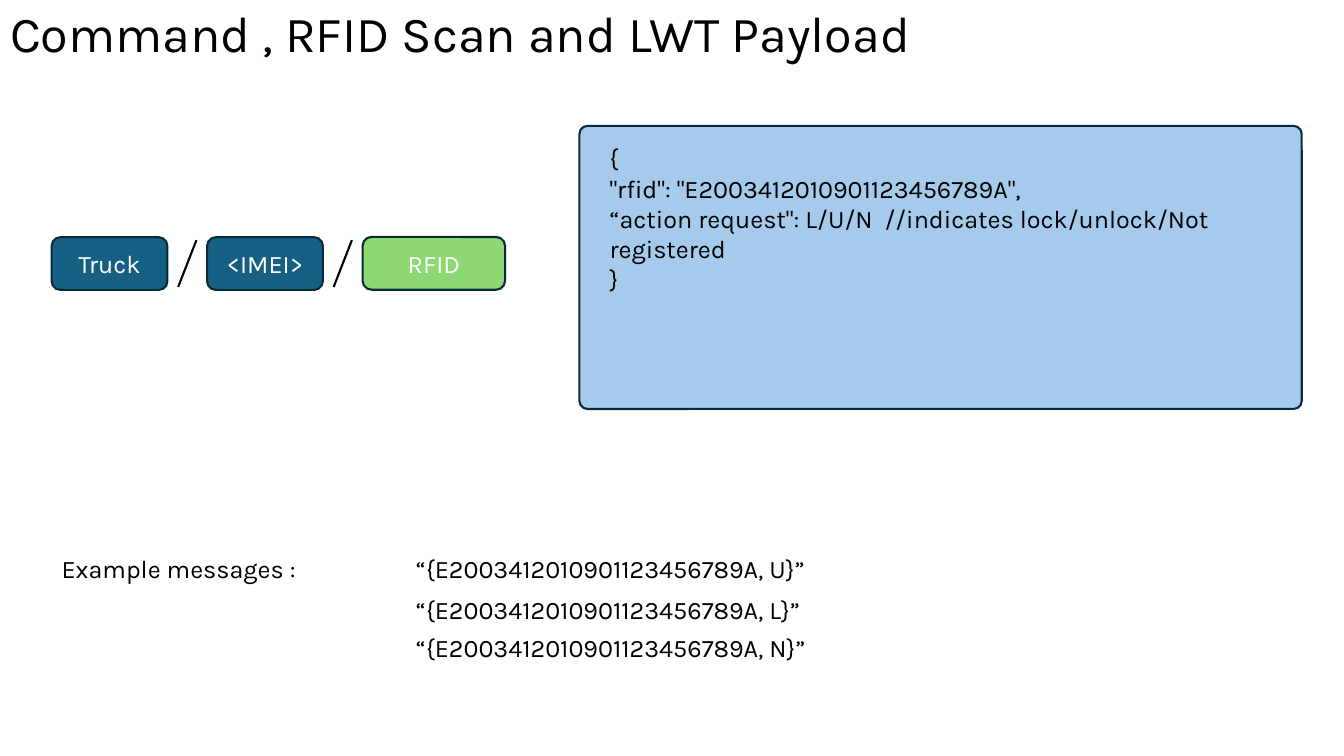
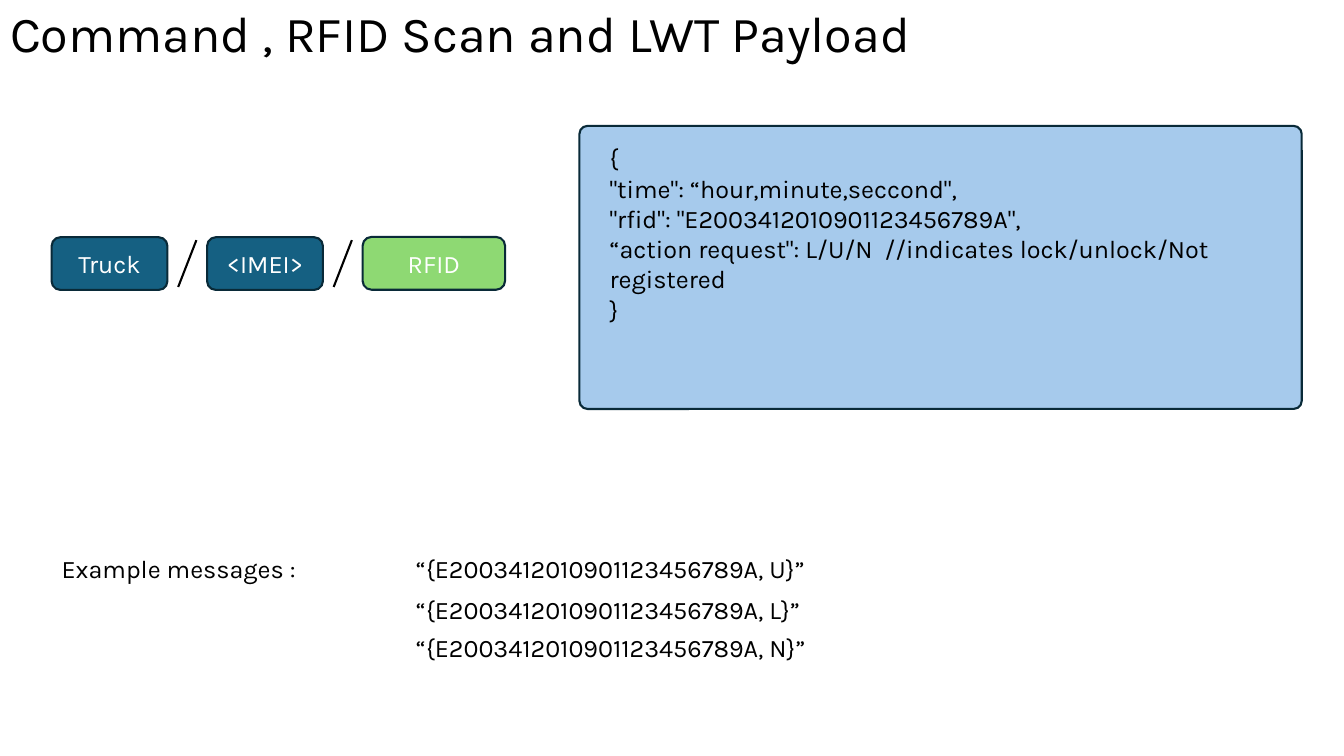
Before and after one commit to hamidrezaHemati/MQTT-AutoLock, a slide deck: slide 10 of Structure/Communication Workflow — MQTT Design & Architecture.pptx. Drawn at 1344x756 pixels with LibreOffice and Linux fonts; fonts in the diff are those of the drawing. Boxes give left, top, right and bottom in pixels: in the first picture for what was removed or moved away, otherwise in the second. Text is boxed around its words. In the diff, an @@ line names an element or a change of style, - is before the commit and + after.

```diff
--- a/Structure/Communication Workflow — MQTT Design & Architecture.pptx
+++ b/Structure/Communication Workflow — MQTT Design & Architecture.pptx
@@ text at (x1=610, y1=180, x2=957, y2=201): paragraph added @@
+"time": “hour,minute,seccond",
```
Also in this commit, not shown: 2 other slides changed, 1 slide added.
